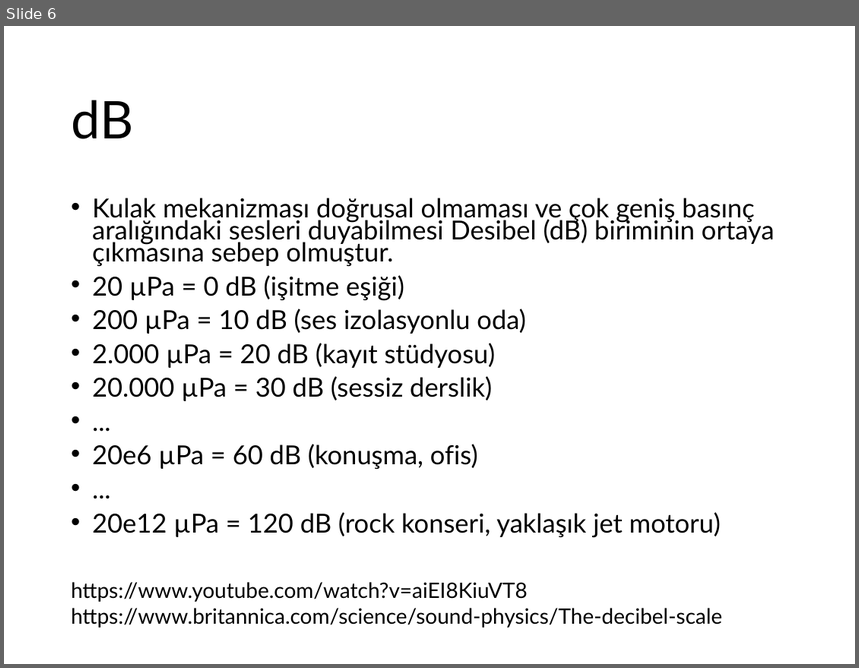
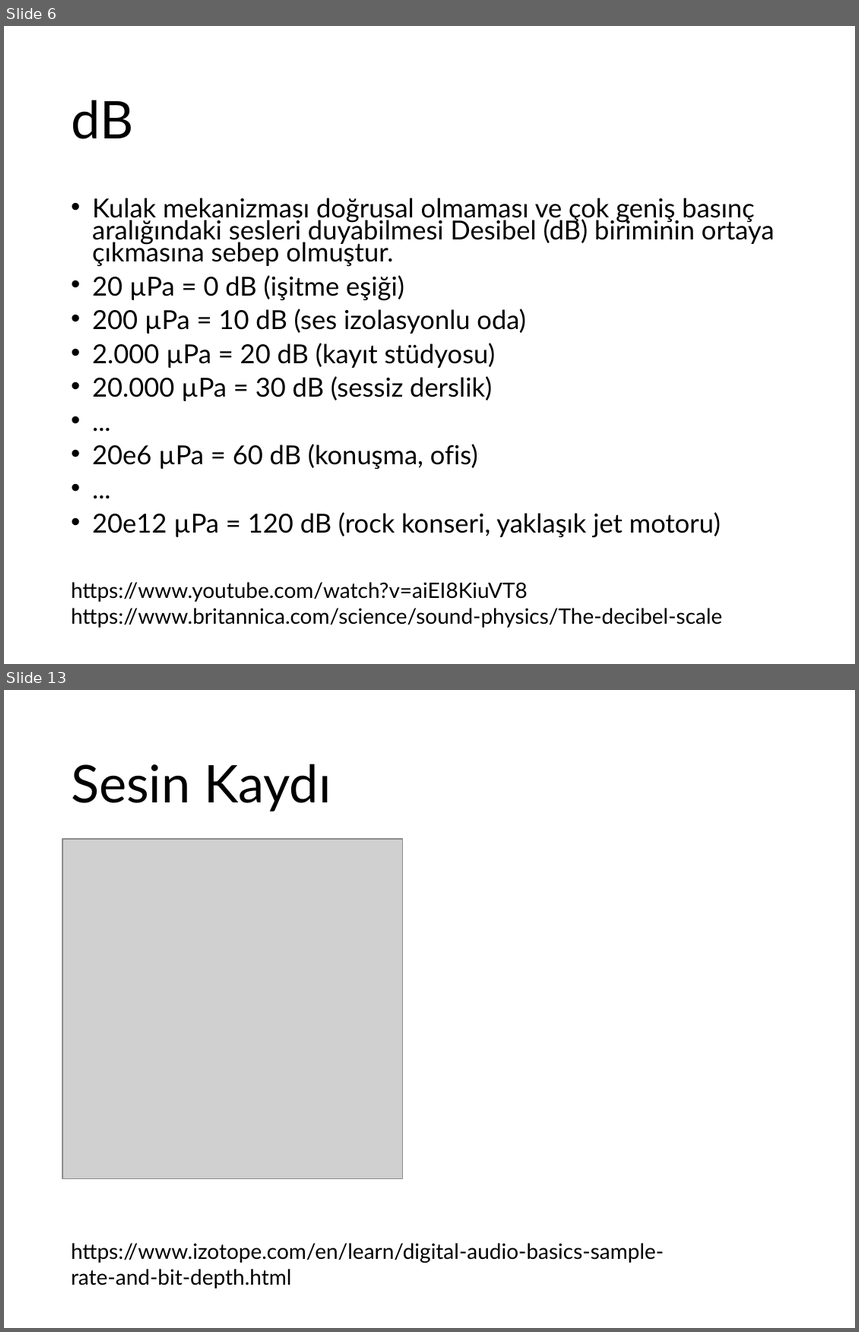
Before and after one commit to ihpar/ssi, a slide deck: slides/Slide_0.pptx. Shown one above the other, each under a label of ours: slide 6 before the commit, slides 6 and 13 after it; the slides between them are not shown. The pictures are 859x668 and 859x1332 pixels, drawn with LibreOffice and Linux fonts; fonts in the diff are those of the drawing; grey boxes stand for pictures. Boxes give left, top, right and bottom in pixels: in the first picture for what was removed or moved away, otherwise in the second. Text is boxed around its words. In the diff, an @@ line names an element or a change of style, - is before the commit and + after.

```diff
--- a/slides/Slide_0.pptx
+++ b/slides/Slide_0.pptx
@@ slide 13 added at [4,690,855,1328], background #FFFFFF @@
@@ title added at [71,764,332,812], 44 pt, text #000000 @@
+Sesin Kaydı
@@ picture added at [63,839,403,1179] @@
@@ text added at [71,1243,664,1289], 18 pt, text #000000 @@
+https://www.izotope.com/en/learn/digital-audio-basics-sample-rate-and-bit-depth.html
```
Also in this commit, not shown: 9 other slides added.
